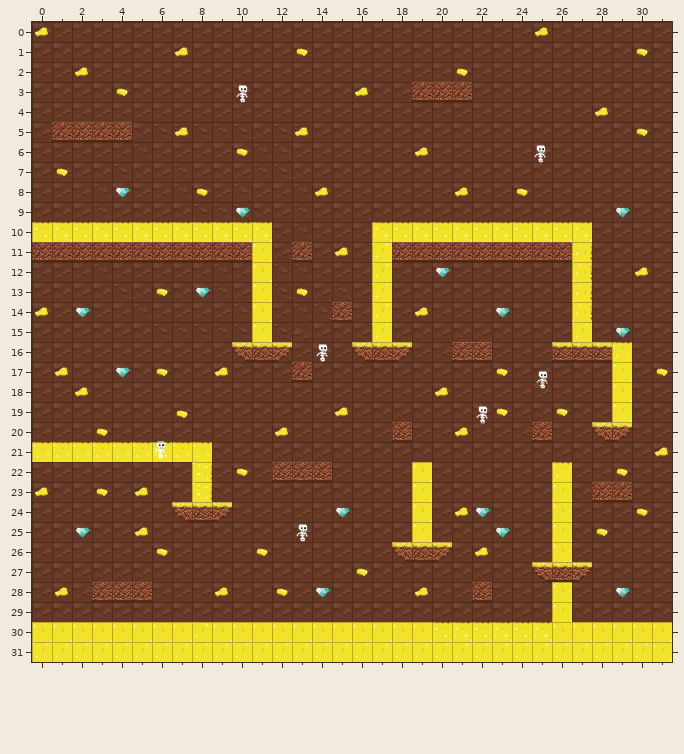
Tiled map (JSON): Assets/maps/level2.json. That is the earlier state.
Cells are 32x32 px. Shown: x 0..31, y 0..31.
Now the later version:
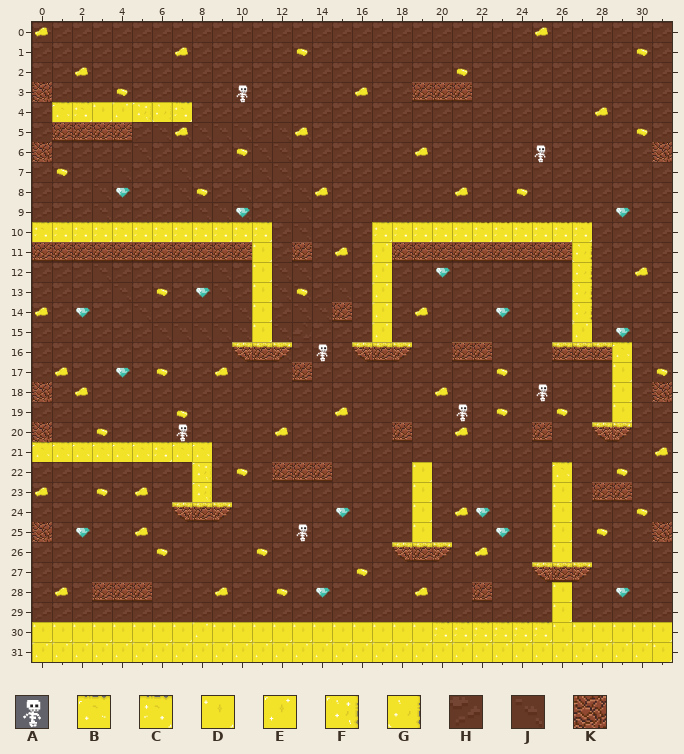
Key: from "enemies": A 7; from "tiles": B 0, C 1, D 2, E 3, F 4, G 5, H 14, J 15, K 21.
_ is an empty cell, # one hidden under a higher layer.
Objects are placed by their top-left corner, in cells (3,4 is the top-left corner of cell 3,4); size is 1x1 cell unless given.
Diff:
Layer "BG":
y 4: x 1..7 HHHHHHH -> CC##CCC
y 10: x 0..11 HHHJHHHHJJJJ -> CCCCCCCCCCCC; x 17..21 HHHHH -> CCCCC
y 16: x 29 H -> C
y 21: x 0..8 HHHHHHHHH -> CCCCCCCCC
y 22: x 8 H -> C; x 26 H -> C
y 23: x 8 H -> C
y 30: x 20..25 HHHHHH -> CCCCCC
Layer "Lava":
y 4: x 1..6 ______ -> BCDEFG
Layer "Walls":
y 3: x 0 _ -> K
y 6: x 0 _ -> K; x 31 _ -> K
y 18: x 0 _ -> K; x 31 _ -> K
y 20: x 0 _ -> K
y 25: x 0 _ -> K; x 31 _ -> K
Layer "Enemies":
changed: A "skeleton" at 25,17.3 -> A "skeleton" at 25,18
changed: A "skeleton" at 22,19.1 -> A "skeleton" at 21,19
changed: A "skeleton" at 5.9,20.8 -> A "skeleton" at 7,20
